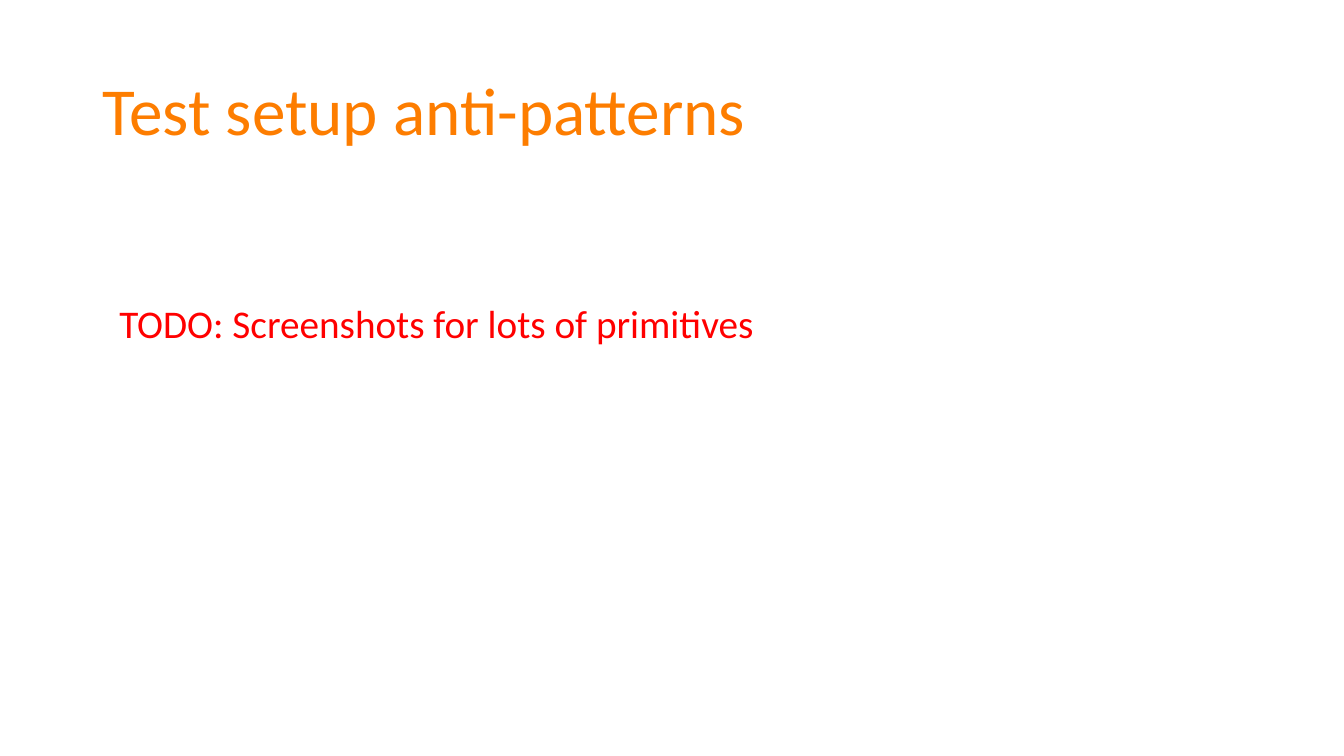
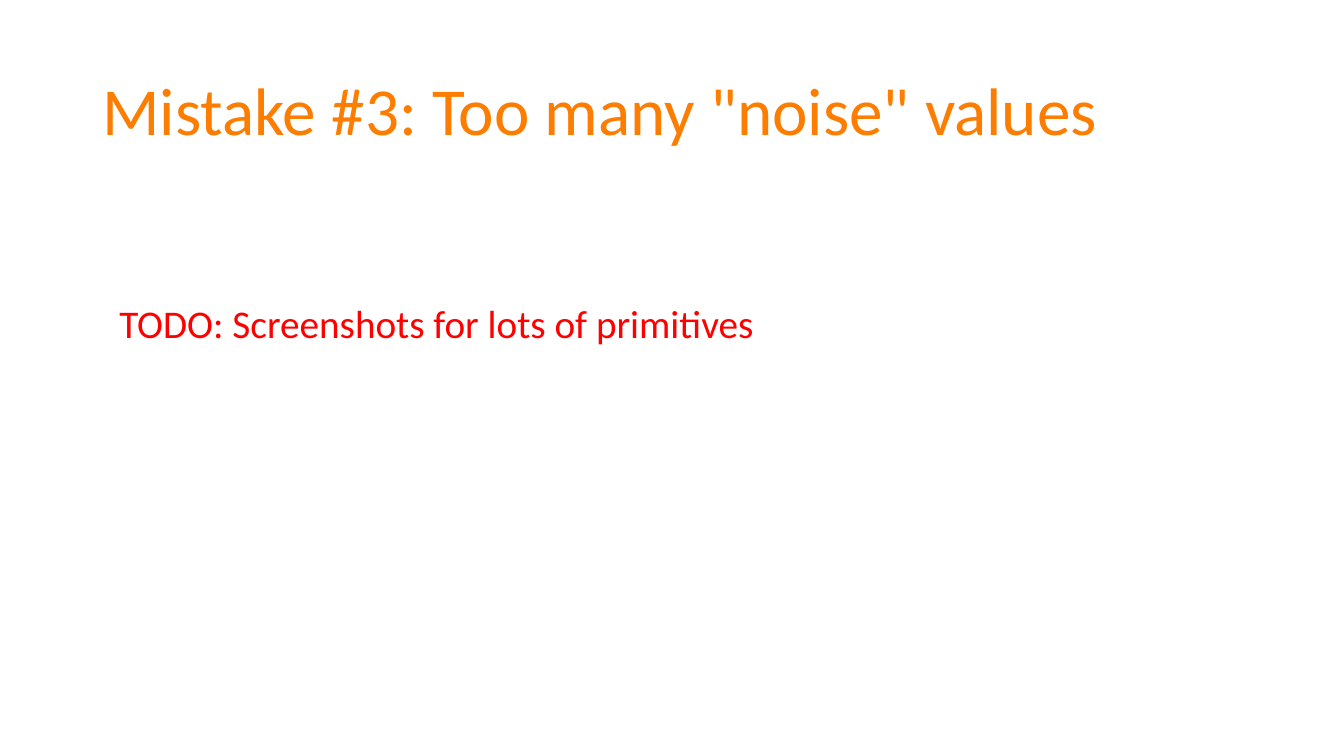
Before and after one commit to spetryjohnson/Talk-Patterns_of_Effective_Test_Setup, a slide deck: slide 23 of POETS - CodeMash 2017.pptx (slide 22 before the commit). Drawn at 1344x756 pixels with LibreOffice and Linux fonts; fonts in the diff are those of the drawing. Boxes give left, top, right and bottom in pixels: in the first picture for what was removed or moved away, otherwise in the second. Text is boxed around its words. In the diff, an @@ line names an element or a change of style, - is before the commit and + after.

```diff
--- a/POETS - CodeMash 2017.pptx
+++ b/POETS - CodeMash 2017.pptx
@@ title at [102,88,1097,146]: text changed @@
-Test setup anti-patterns
+Mistake #3: Too many "noise" values
```
Also in this commit, not shown: 14 other slides changed, 12 slides added, 11 slides removed, 1 other file.
